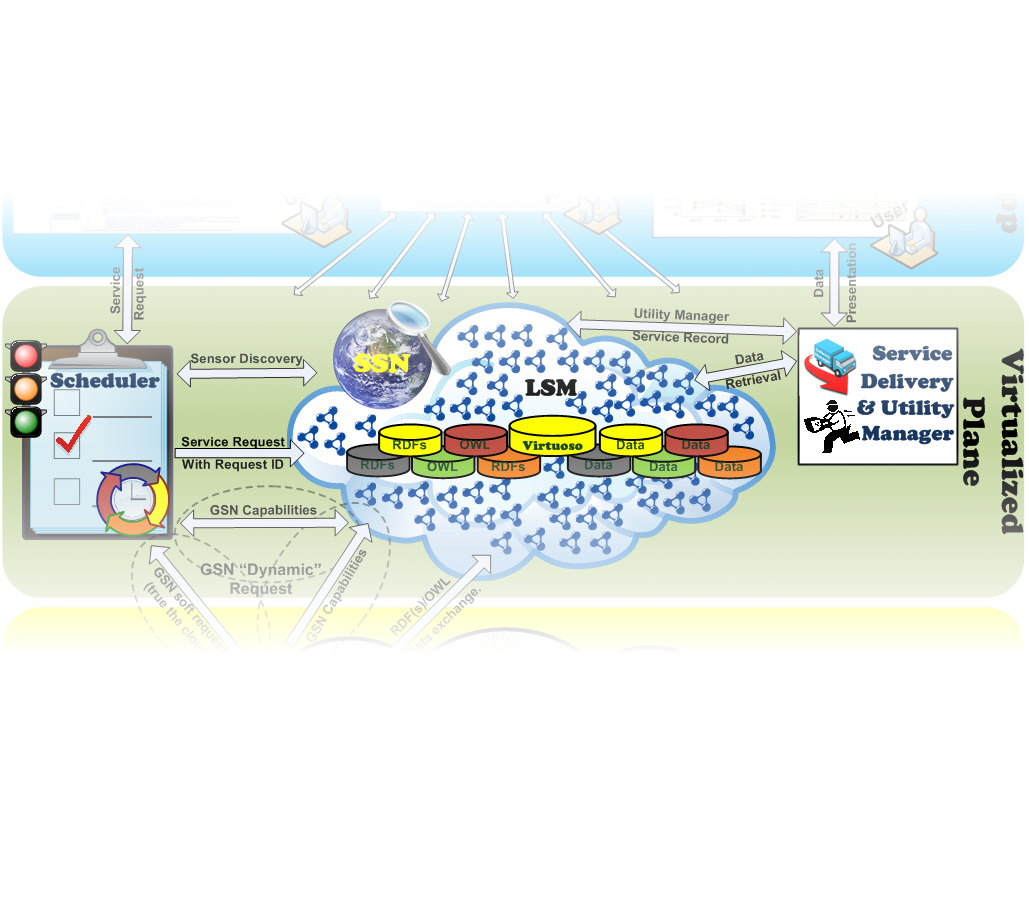
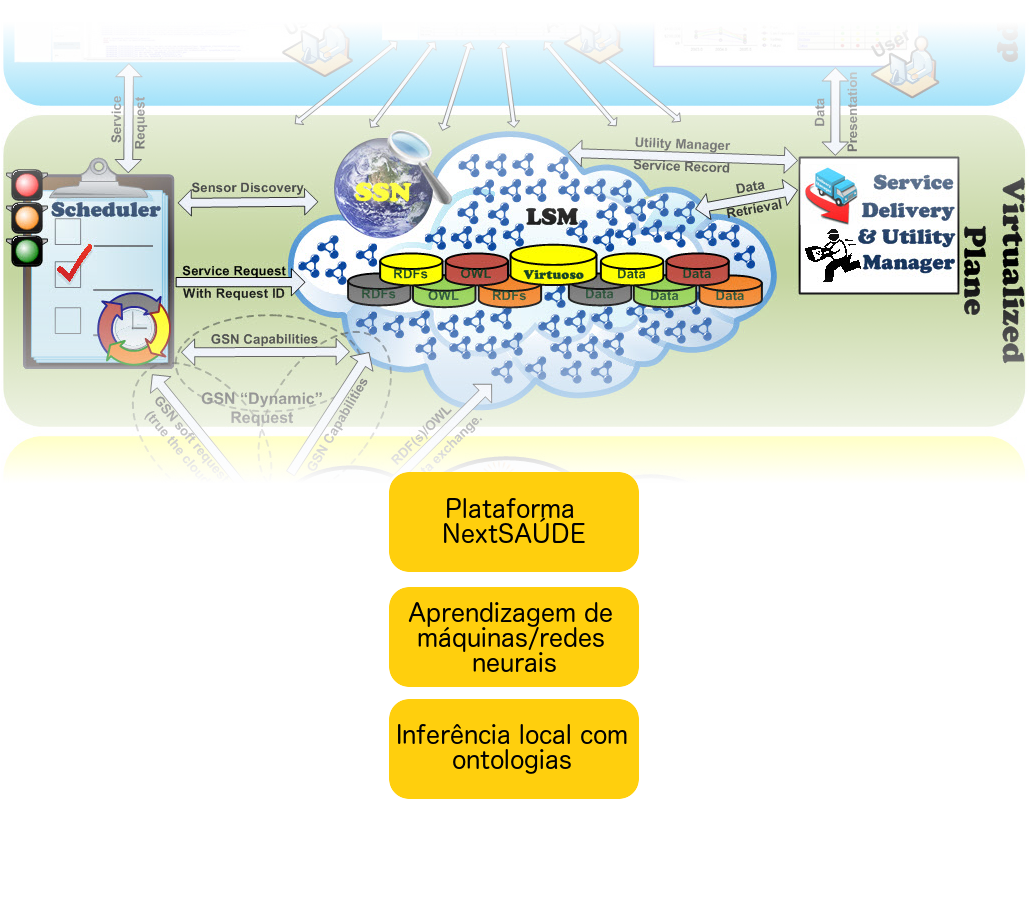
Revision of a layered w=1029, h=910 image; what changed, layer by layer:
removed layer "Layer" over (0, 23, 1027, 799)
added layer "Plataforma ..." above "Layer #3" over (444, 498, 585, 543)
added layer "Layer #3" above "Aprendizagem de ..." over (389, 472, 639, 572)
added layer "Aprendizagem de ..." above "Layer #1" over (408, 602, 612, 672)
added layer "Layer #1" above "Inferência local com ..." over (389, 587, 639, 687)
added layer "Inferência local com ..." above "Layer #2" over (398, 724, 627, 774)
added layer "Layer #2" above "arquitetura-openiot-2.jpg" over (389, 699, 639, 799)
painted on "arquitetura-openiot-2.jpg" over (0, 23, 1027, 799)
